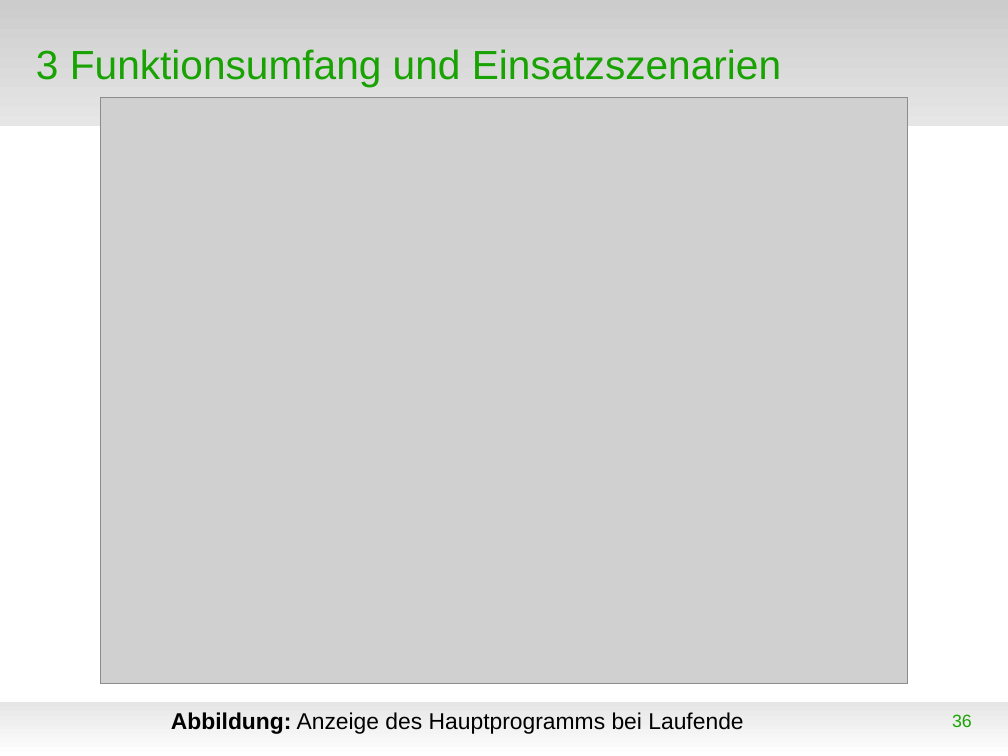
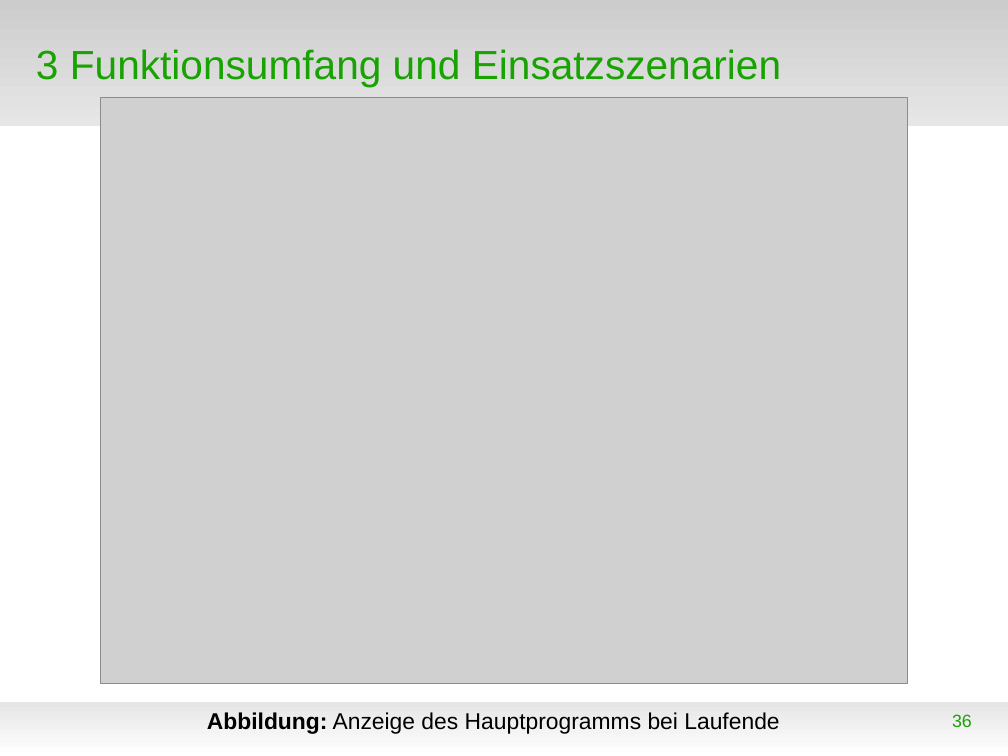
Before and after one commit to WorldofJARcraft/Kanu-s.a.M., a slide deck: slide 36 of Präsentation/Präsentation.odp. Drawn at 1008x756 pixels with LibreOffice and Linux fonts; fonts in the diff are those of the drawing; grey boxes stand for pictures; background and template pictures are left out. Boxes give left, top, right and bottom in pixels: in the first picture for what was removed or moved away, otherwise in the second. Text is boxed around its words. In the diff, an @@ line names an element or a change of style, - is before the commit and + after.

```diff
--- a/Präsentation/Präsentation.odp
+++ b/Präsentation/Präsentation.odp
@@ text "Abbildung: Anzeige des Hauptprogramms bei ...": place and size @@
-text "Abbildung: Anzeige des Hauptprogramms bei ..." at bbox=[171, 712, 743, 734]
+text "Abbildung: Anzeige des Hauptprogramms bei ..." at bbox=[207, 712, 779, 734]
```
Also in this commit, not shown: 11 other slides changed, 9 slides added, 20 other files.
